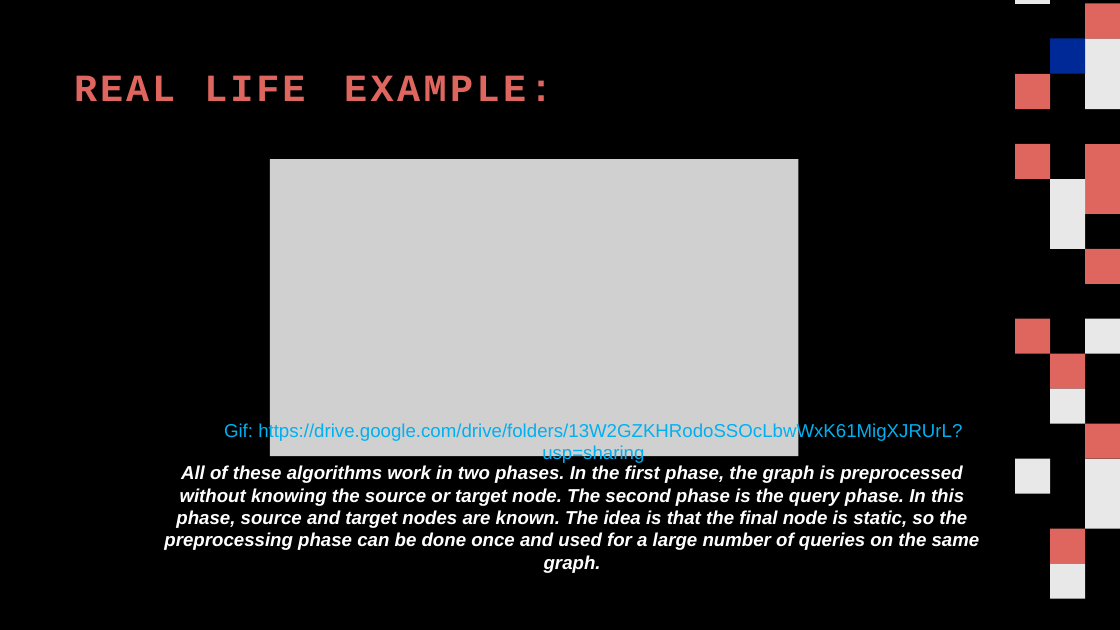
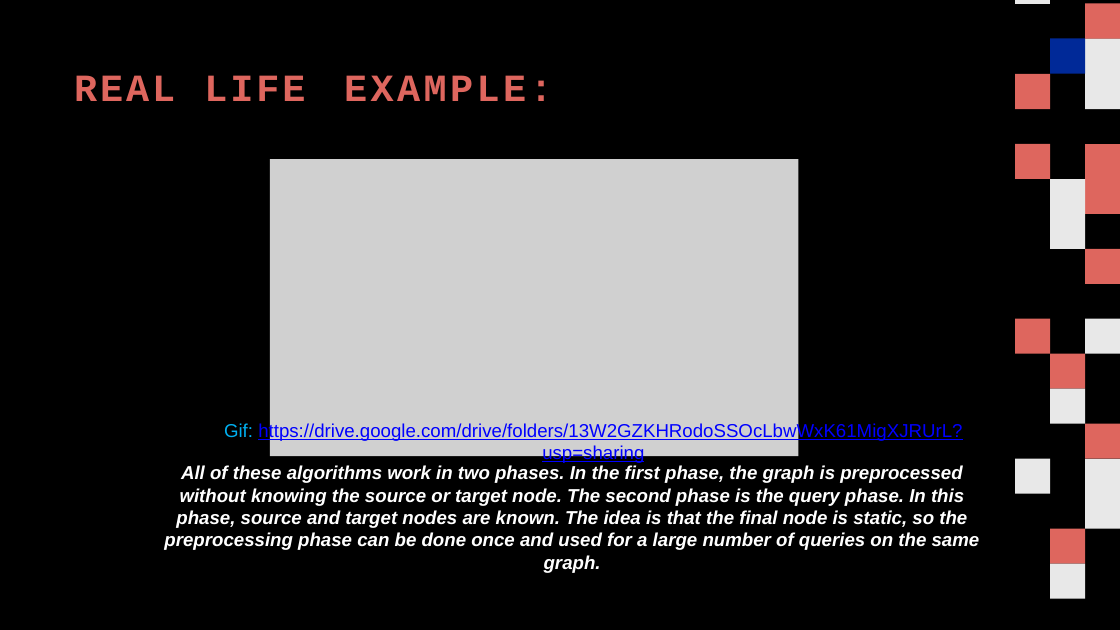
Before and after one commit to Daxak07/Algomen, a slide deck: slide 12 of SHORTEST PATH Algomen.pptx. Drawn at 1120x630 pixels with LibreOffice and Linux fonts; fonts in the diff are those of the drawing; grey boxes stand for pictures. Boxes give left, top, right and bottom in pixels: in the first picture for what was removed or moved away, otherwise in the second. Text is boxed around its words. In the diff, an @@ line names an element or a change of style, - is before the commit and + after.

```diff
--- a/SHORTEST PATH Algomen.pptx
+++ b/SHORTEST PATH Algomen.pptx
@@ text "Gif: https://drive.google.com/drive/folders/13W2GZKHRodoSSOc ..." at box(224, 422, 962, 464): text colour #00B0F0 to #0000FF, underline on @@
```
Also in this commit, not shown: 2 other slides changed, 2 other files.
